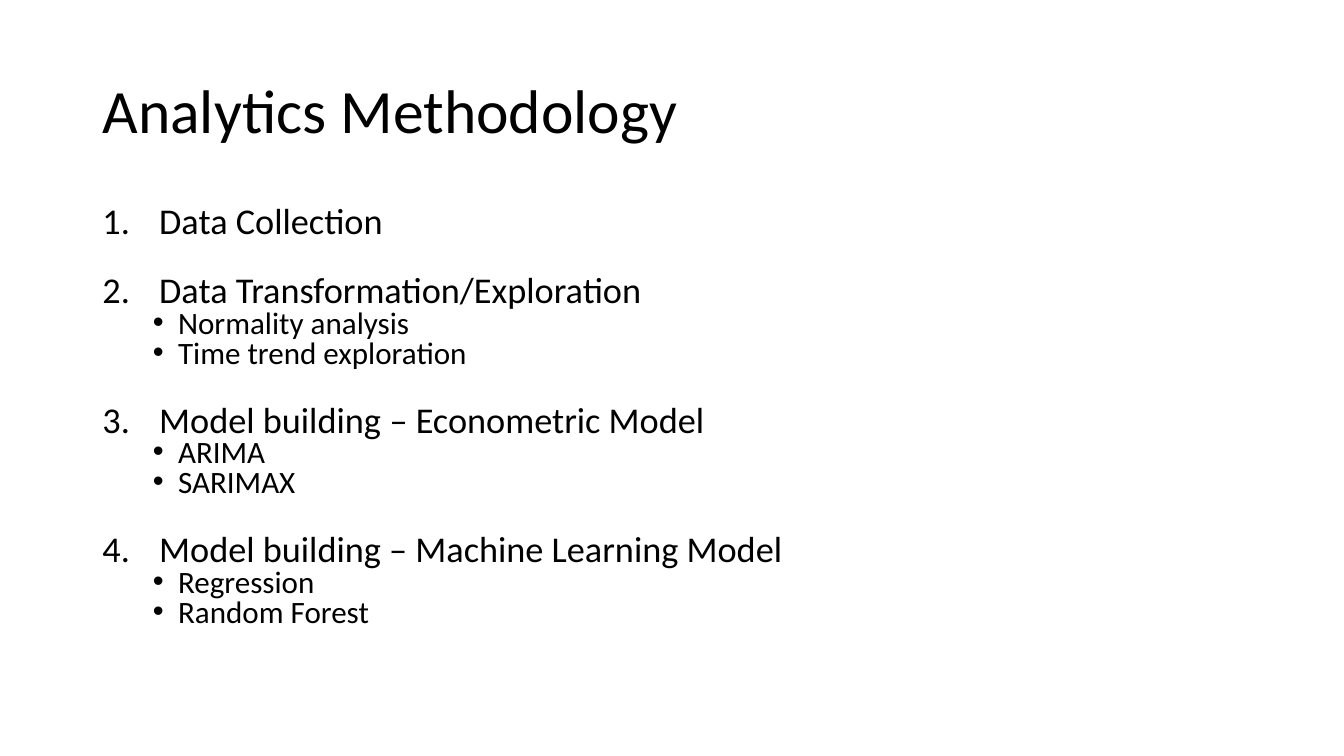
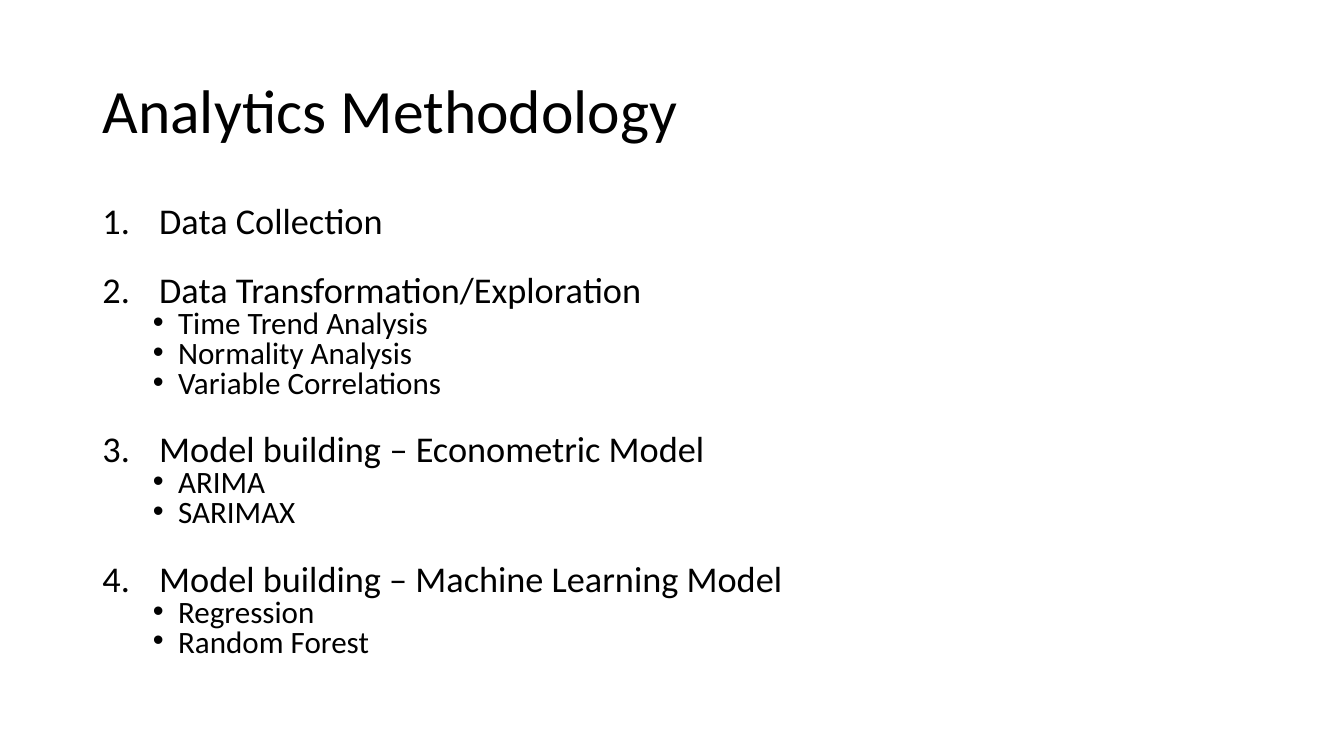
Before and after one commit to jwaliaga/NatGasDemandForcast, a slide deck: slide 1 of Docs/Methodology Presentation.pptx. Drawn at 1344x756 pixels with LibreOffice and Linux fonts; fonts in the diff are those of the drawing. Boxes give left, top, right and bottom in pixels: in the first picture for what was removed or moved away, otherwise in the second. Text is boxed around its words. In the diff, an @@ line names an element or a change of style, - is before the commit and + after.

Commit message:
presentation v1

```diff
--- a/Docs/Methodology Presentation.pptx
+++ b/Docs/Methodology Presentation.pptx
@@ text at (178,312,441,395): text changed @@
-  • Normality analysis
-  • Time trend exploration
+  • Time Trend Analysis
+  • Normality Analysis
+  • Variable Correlations
```
Also in this commit, not shown: 6 slides added, 1 slide removed, 32 other files.
